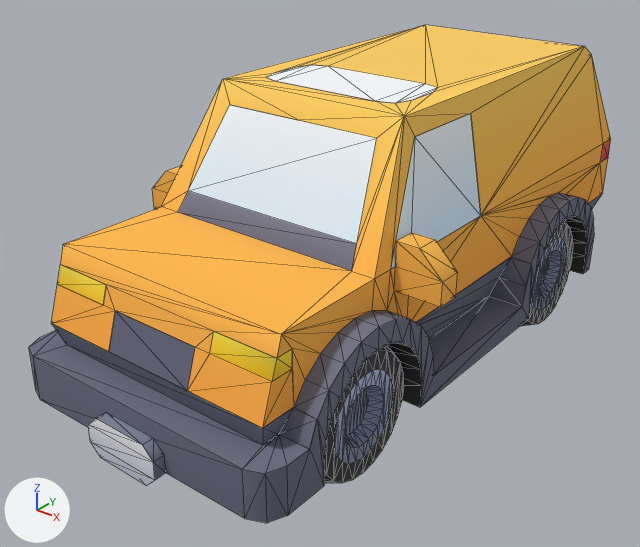
Renders of the glTF model Assets/UnityEve/Art/Models/car-kit/suv-luxury.glb from each side of a commit.
Before and after are seen from a 50 mm lens placed at (2.15, -3.01, 2.18), pointed at (-0.08, -0.22, 0.45). Every picture has the same lights, and +X, +Y and +Z are marked at lower left. The first picture is the older version. Mesh edges are drawn as thin lines. Vertices at exactly the same position are counted once.

In view in the first picture: 'body', 'wheel-back-left', 'wheel-front-left'.
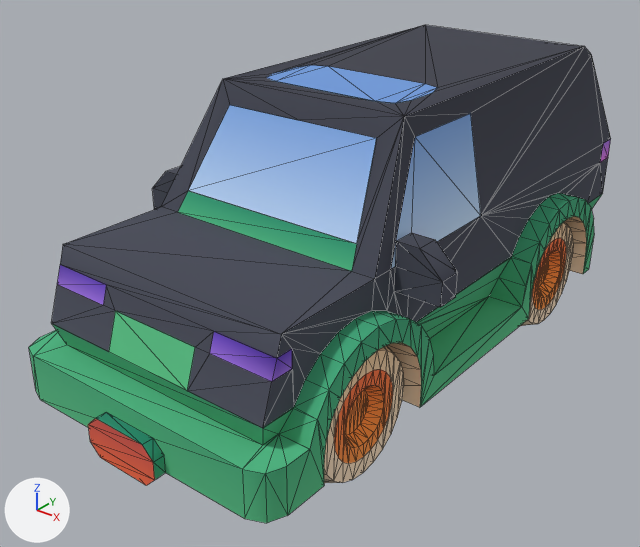
Where the newer file only moved an object's origin or applied its transform, the numbers keep the older frame.

The edits, one by one:
me_wheel_front_left is used by ob_wheel_front_left; location (0.3, -0.81, 0.3).
me_wheel_front_left had 198 vertices, 332 faces and spanned x -0.05..0.3, y -0.3..0.3, z -0.3..0.3.
me_wheel_front_left now has 178 vertices, 332 faces and spans x -0.05..0.3, y -0.3..0.3, z -0.3..0.3.
Part 1, on me_wheel_front_left:
20 vertices are removed from x 0.3, y -0.181..0.181, z -0.181..0.181.
41 faces are deleted.
41 new faces join them.
me_wheel_front_left part 2: 291 kept faces spanning x -0.05..0.3, y -0.3..0.3, z -0.3..0.3 get new texture (UV) coordinates.
me_body is used by ob_body; location (0.0, -0.025, 0.125).
me_body had 438 vertices, 756 faces and spanned x -0.75..0.75, y -1.43..1.43, z 0.0..1.17.
me_body now has 436 vertices, 756 faces and spans x -0.75..0.75, y -1.43..1.43, z 0.0..1.17.
me_body part 3: 743 kept faces spanning x -0.75..0.75, y -1.43..1.43, z 0.0..1.17 get new texture (UV) coordinates.
Edits to the shape of me_body do not show in these pictures.
me_wheel_back_left is used by ob_wheel_back_left; location (0.3, 0.71, 0.3).
me_wheel_back_left had 198 vertices, 332 faces and spanned x -0.05..0.3, y -0.3..0.3, z -0.3..0.3.
me_wheel_back_left now has 178 vertices, 332 faces and spans x -0.05..0.3, y -0.3..0.3, z -0.3..0.3.
Part 4, on me_wheel_back_left:
20 vertices are removed from x 0.3, y -0.181..0.181, z -0.181..0.181.
41 faces are deleted.
41 new faces join them.
me_wheel_back_left part 5: 291 kept faces spanning x -0.05..0.3, y -0.3..0.3, z -0.3..0.3 get new texture (UV) coordinates.

What differs and where, as boxes (x1, y1, x2, y2) in the pictures (640 x 547 px; the box of a moved part takes in the faces that stretch with it):
part 1 of me_wheel_front_left, moved or reshaped: (334, 370, 393, 461) in both
part 2 of me_wheel_front_left, surface changed: (324, 346, 404, 483) in both
part 3 of me_body, surface changed: (29, 25, 611, 523) in both
part 4 of me_wheel_back_left, moved or reshaped: (532, 238, 567, 310) in both
part 5 of me_wheel_back_left, surface changed: (520, 222, 573, 326) in both
